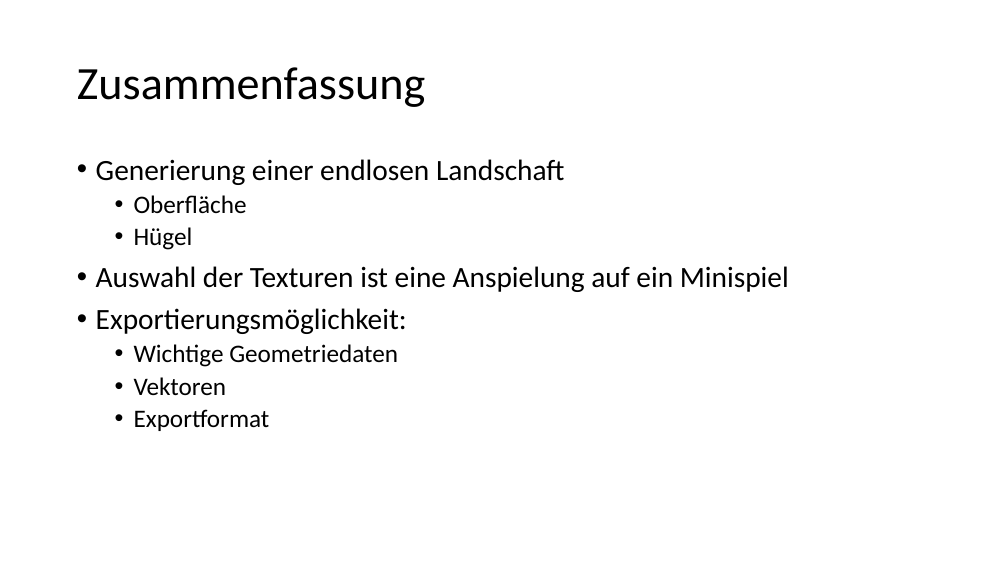
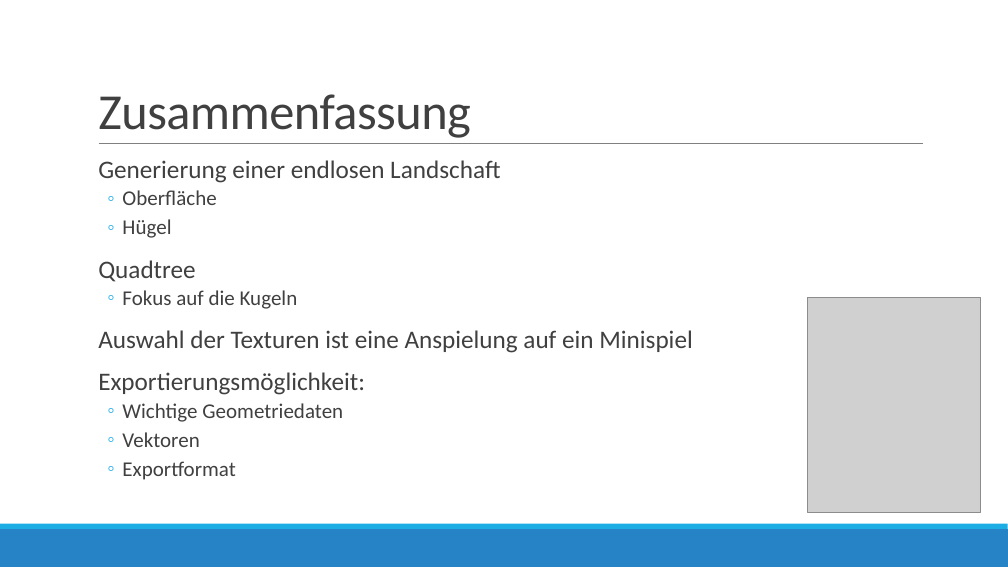
Before and after one commit to JanNiclasRuppenthal/SP_Portfolio01, a slide deck: slide 13 of slides/Portfolio01_Slides.pptx. Drawn at 1008x567 pixels with LibreOffice and Linux fonts; fonts in the diff are those of the drawing; grey boxes stand for pictures. Boxes give left, top, right and bottom in pixels: in the first picture for what was removed or moved away, otherwise in the second. Text is boxed around its words. In the diff, an @@ line names an element or a change of style, - is before the commit and + after.

```diff
--- a/slides/Portfolio01_Slides.pptx
+++ b/slides/Portfolio01_Slides.pptx
@@ title "Zusammenfassung": place and size @@
-title "Zusammenfassung" at (77,67,425,107)
+title "Zusammenfassung" at (98,94,471,138)
@@ title "Zusammenfassung" at (98,94,471,138): size 44 to 48 pt, text colour #000000 to #404040, letter spacing 0 to -0.5 pt; line spacing 0.9 to 0.85; vertical alignment middle to bottom @@
@@ line added from (99, 144) to (923, 144), #808080 0.5 pt @@
@@ text at (98,160,692,480): size 28 to 24 pt in "Generierung einer endlosen Landschaft", "Auswahl der Texturen ist eine Anspielung auf ...", "Exportierungsmöglichkeit:"; text colour #000000 to #404040 in "Generierung einer endlosen Landschaft", "Oberfläche", "Hügel", "Auswahl der Texturen ist eine Anspielung auf ..." and 4 more places; size 24 to 20 pt in "Oberfläche", "Hügel", "Wichtige Geometriedaten", "Vektoren" and 1 more places; bullet • to  ; more space between paragraphs; bullet • to ◦ @@
@@ text at (98,260,298,309): paragraphs added @@
+  Quadtree
+  ◦ Fokus auf die Kugeln
@@ picture added at (808,297,980,512) @@
@@ rectangle added at (0,529,1008,567), fill #2683C6 @@
@@ rectangle added at (0,524,1008,529), fill #1CADE4 @@
```
Also in this commit, not shown: 11 other slides changed, 1 slide added, 1 slide removed, 2 other files.
